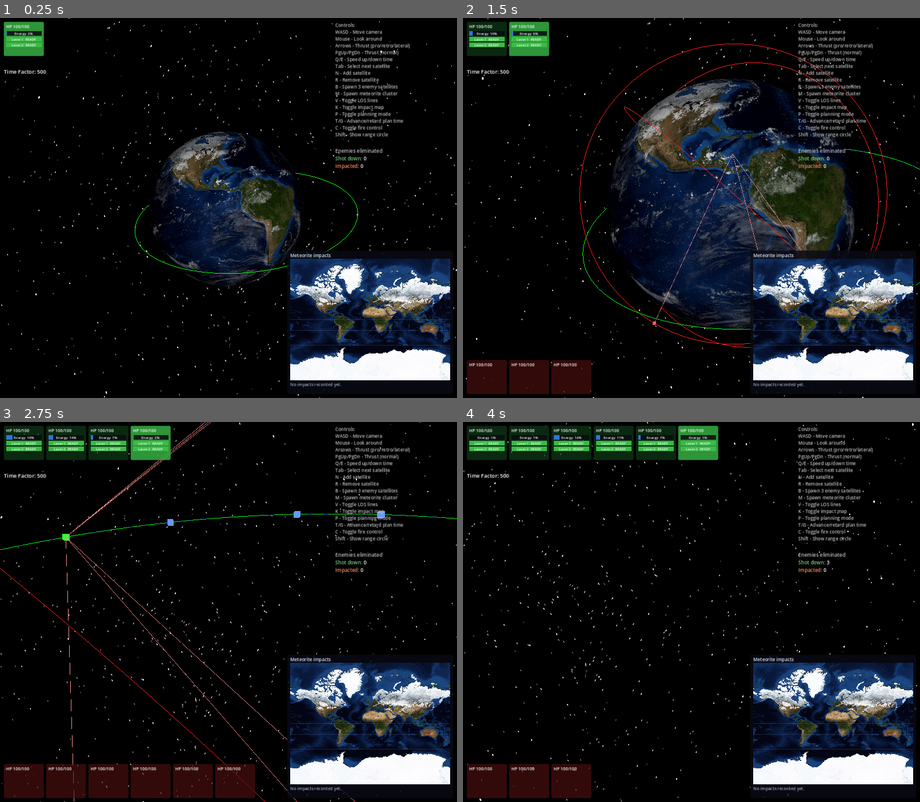
Above: before the commit, frames 1-4 (two rows, left to right).
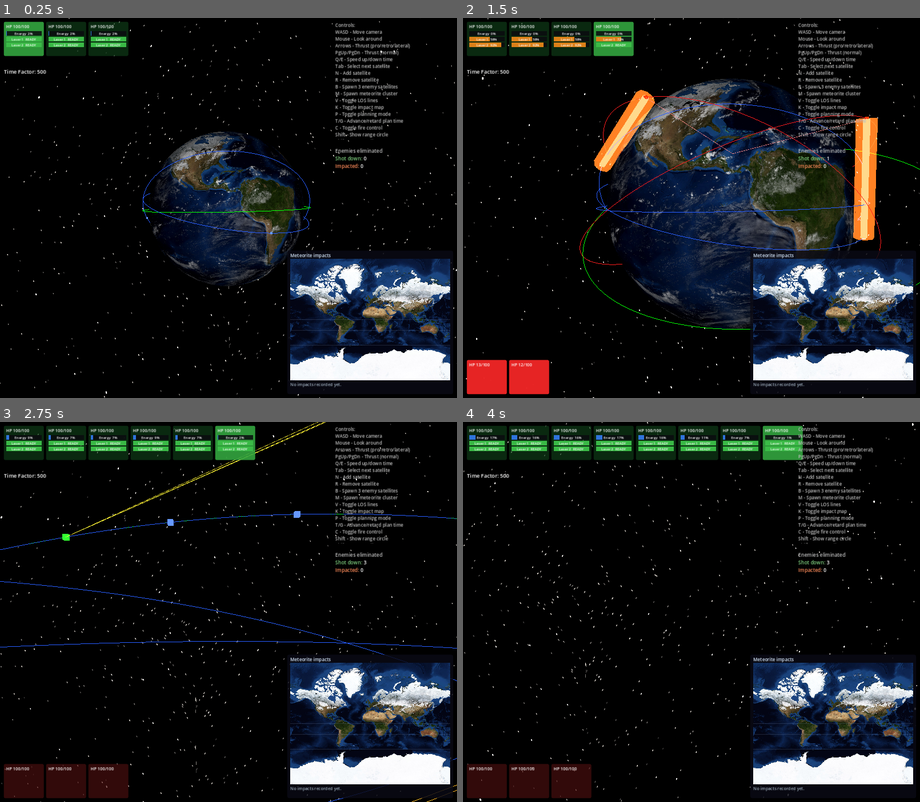
Above: after the commit, the same moments.

Repository: mellenburg/game
Game: Godot game, scene res://scenes/main.tscn
Same seed, same stepped clock (60 frames per second), same inputs: the game is played once before the commit and once after it.
Inputs (mouse positions are in pixels of both pictures, inside the frame that each line leads up to):
- Up to frame 1 (0.25 s): no input
- Up to frame 2 (1.5 s): tap Enter at 0.5 s; move the mouse to (714, 208) at 0.52 s; hold W (move_forward) from 0.53 s (still down); tap N (add_satellite) at 0.6 s; move the mouse to (668, 208) at 1.27 s; tap B (add_enemies) at 1.35 s
- Up to frame 3 (2.75 s): keep holding W (move_forward); tap N (add_satellite) at 1.55, 2.3 s; move the mouse to (237, 604) at 2.02 s; tap M (add_meteorites) at 2.1 s
- Up to frame 4 (4 s): keep holding W (move_forward); move the mouse to (686, 619) at 2.77 s; tap N (add_satellite) at 2.85, 3.8 s; move the mouse to (723, 615) at 3.52 s; hold T (planning_advance) from 3.53 s (still down)

The runs differ from the first frame. In frame 1, 1.7% of the frame differs, in the area x 10-79%, y 0-68%; in frame 2, 8.4%, in the area x 0-100%, y 0-100%; in frame 3, 5.5%; in frame 4, 2.2%.

Commit message:
Spawn three starting satellites in 500 km circular orbits
Replace the single launch unit with a fleet of three player ships
placed on independent circular orbits at 500 km altitude. Inclinations
are drawn uniformly under a 60° cap, RAANs are uniform over the full
circle, and consecutive true anomalies are separated by a random gap
in [80°, 160°] so the formation fans out along the orbit instead of
bunching at a single point.

The element-to-state conversion lives as a new pure-math
`EarthOrbit.make_circular(alt_km, inc, raan, nu)` so it sits next to
the rest of the orbital mechanics and is unit-tested against the
propagator (altitude invariant, eccentricity ~0, inclination round-
trips, distinct nu yields distinct positions).

https://claude.ai/code/session_019hJkJ2Qgtx9aa4qtFmcFNJ

Diff:
--- a/godot/scripts/earth_orbit.gd
+++ b/godot/scripts/earth_orbit.gd
@@ -154,6 +154,40 @@
 	return maneuver(dv_eci, t, min_periapsis_km)
 
 
+## Build a circular orbit at altitude `alt_km` above the surface with
+## the given inclination, RAAN, and true anomaly (all in radians).
+## Argument of periapsis is degenerate for a circle, so true anomaly is
+## measured from the ascending node. Used by the starting fleet spawner
+## (and any future "drop a ship in this orbital slot" gameplay code) so
+## the conversion from elements to ECI state lives in one tested place.
+static func make_circular(
+	alt_km: float, inc: float, raan: float, nu: float
+) -> EarthOrbit:
+	var radius := EARTH_RADIUS_KM + alt_km
+	var v_mag := sqrt(MU / radius)
+	var cn := cos(nu)
+	var sn := sin(nu)
+	var ci := cos(inc)
+	var si := sin(inc)
+	var co := cos(raan)
+	var so := sin(raan)
+	# Perifocal-frame state (with the ascending node along +x), tilted
+	# about the line of nodes by `inc`, then rotated about Z by `raan`.
+	# Carried through algebraically so we never construct an intermediate
+	# Vector3 that would discard precision through 32-bit components.
+	var pos := Vector3(
+		radius * (cn * co - sn * ci * so),
+		radius * (cn * so + sn * ci * co),
+		radius * sn * si,
+	)
+	var vel := Vector3(
+		v_mag * (-sn * co - cn * ci * so),
+		v_mag * (-sn * so + cn * ci * co),
+		v_mag * cn * si,
+	)
+	return EarthOrbit.new(pos, vel)
+
+
 ## Periapsis radius for the orbit defined by (r, v). Uses the
 ## conic-section identity r_p = p / (1+e), which is well-defined for all
 ## eccentricities (elliptic, parabolic, hyperbolic). Returns 0 for a
--- a/godot/scripts/earth_system.gd
+++ b/godot/scripts/earth_system.gd
@@ -30,6 +30,17 @@
 const ENEMIES_PER_SPAWN: int = 3
 const ENEMY_ALT_MIN_KM: float = 600.0
 const ENEMY_ALT_MAX_KM: float = 2000.0
+
+# Starting fleet: three player satellites in 500 km circular orbits.
+# Inclinations are drawn independently below the cap so the planes
+# differ; RAAN is uniformly random per ship; consecutive true anomalies
+# are separated by a random gap inside [NU_GAP_MIN_DEG, NU_GAP_MAX_DEG]
+# so the ships fan out along their orbits instead of bunching at launch.
+const STARTING_SAT_COUNT: int = 3
+const STARTING_SAT_ALT_KM: float = 500.0
+const STARTING_SAT_INC_MAX_DEG: float = 60.0
+const STARTING_SAT_NU_GAP_MIN_DEG: float = 80.0
+const STARTING_SAT_NU_GAP_MAX_DEG: float = 160.0
 
 # Meteorite storms: a small cluster of fragile, sub-orbital bodies all
 # incoming from one random direction. Spawned high enough to give the
@@ -108,8 +119,9 @@
 	_albedo_image = _load_albedo_image()
 	if impact_map != null:
 		impact_map.tracker = impact_tracker
-	add_satellite()
+	_spawn_starting_fleet()
 	if not real_satellites.is_empty():
+		selected_ship = 0
 		real_satellites[0].select()
 
 
@@ -394,6 +406,29 @@
 	sat.select()
 
 
+# Spawn the starting fleet — three player satellites in 500 km circular
+# orbits with independent inclinations under the cap, random RAANs, and
+# true anomalies separated by a random gap so the formation fans out.
+# Selection is left to the caller so the standard "select index 0"
+# pattern in _ready stays in one place.
+func _spawn_starting_fleet() -> void:
+	var inc_max := deg_to_rad(STARTING_SAT_INC_MAX_DEG)
+	var gap_min := deg_to_rad(STARTING_SAT_NU_GAP_MIN_DEG)
+	var gap_max := deg_to_rad(STARTING_SAT_NU_GAP_MAX_DEG)
+	var nu := _rng.randf_range(0.0, TAU)
+	for i in range(STARTING_SAT_COUNT):
+		var sat := Satellite.new()
+		sat.orbit = EarthOrbit.make_circular(
+			STARTING_SAT_ALT_KM,
+			_rng.randf_range(0.0, inc_max),
+			_rng.randf_range(0.0, TAU),
+			nu,
+		)
+		satellite_container.add_child(sat)
+		real_satellites.append(sat)
+		nu = fposmod(nu + _rng.randf_range(gap_min, gap_max), TAU)
+
+
 # Spawn a fixed batch of unarmed enemies in random circular orbits.
 # Circular keeps them stable (no decay, no escape) so they're easy
 # tower-defense fodder; random altitude + orientation gives variety
--- a/godot/tests/test_earth_orbit.gd
+++ b/godot/tests/test_earth_orbit.gd
@@ -195,6 +195,45 @@
 	)
 
 
+func test_make_circular_altitude_and_eccentricity() -> void:
+	# A circle at 500 km should report eccentricity essentially zero
+	# and a radius matching the requested altitude on both r and r_p.
+	var alt := 500.0
+	var o := EarthOrbit.make_circular(alt, 0.0, 0.0, 0.0)
+	assert_close(o.norm_r, EarthOrbit.EARTH_RADIUS_KM + alt, 1.0e-3)
+	assert_close(o.r_p, EarthOrbit.EARTH_RADIUS_KM + alt, 1.0e-2)
+	assert_true(o.ecc < 1.0e-6, "ecc=%f not circular" % o.ecc)
+
+
+func test_make_circular_inclination_matches() -> void:
+	# Inclination read back from the propagator must match what we
+	# asked for (within Vector3 noise).
+	var inc := deg_to_rad(35.0)
+	var o := EarthOrbit.make_circular(500.0, inc, 0.0, 0.0)
+	assert_close(o.inc, inc, 1.0e-5)
+
+
+func test_make_circular_altitude_invariant_under_propagation() -> void:
+	# The defining property of a circular orbit: altitude is constant.
+	# Step through a full period and watch norm_r stay pinned.
+	var alt := 500.0
+	var radius := EarthOrbit.EARTH_RADIUS_KM + alt
+	var o := EarthOrbit.make_circular(alt, deg_to_rad(45.0), 0.0, 0.0)
+	for _i in range(40):
+		assert_true(o.propagate(120.0))
+		assert_close(o.norm_r, radius, 1.0e-2)
+
+
+func test_make_circular_distinct_true_anomalies_distinct_positions() -> void:
+	# Same plane, different nu → different positions on the same circle.
+	var a := EarthOrbit.make_circular(500.0, 0.0, 0.0, 0.0)
+	var b := EarthOrbit.make_circular(500.0, 0.0, 0.0, deg_to_rad(120.0))
+	assert_true(
+		(a.r - b.r).length() > 1000.0,
+		"expected sats 120° apart to be > 1000 km apart"
+	)
+
+
 func test_stumpff_c2_small_psi() -> void:
 	# c2(0) = 1/2.
 	assert_close(EarthOrbit.c2(0.0), 0.5, 1.0e-12)
